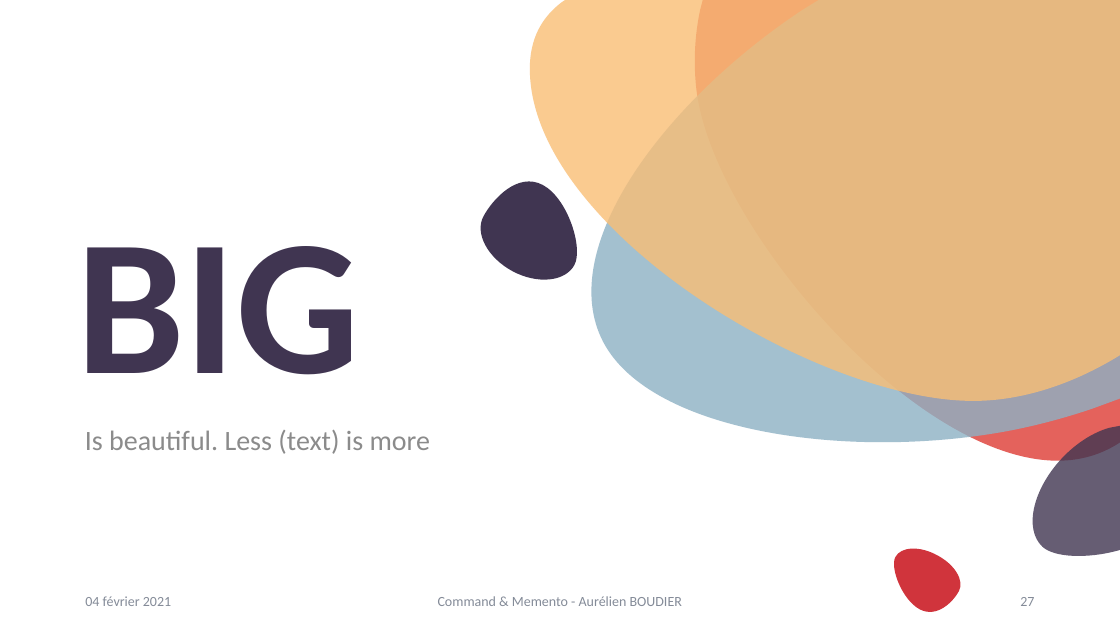
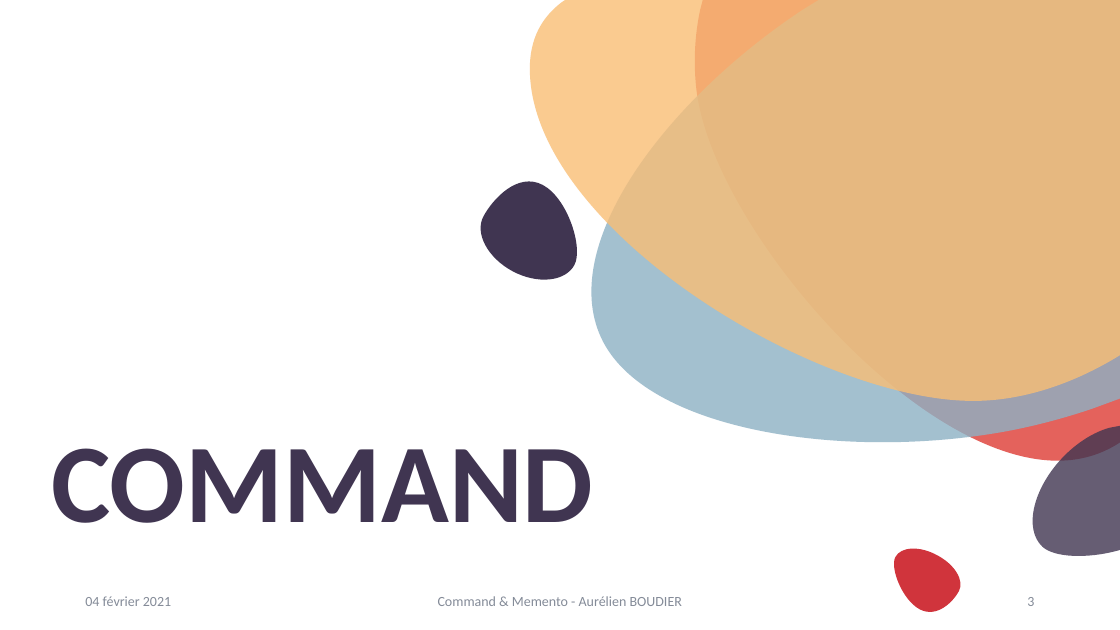
Before and after one commit to kyweez/CDA-14-DESIGN-PATTERN, a slide deck: slide 3 of 01-Powerpoint-presentation/PowerpointPresentation.pptx (slide 27 before the commit). Drawn at 1120x630 pixels with LibreOffice and Linux fonts; fonts in the diff are those of the drawing. Boxes give left, top, right and bottom in pixels: in the first picture for what was removed or moved away, otherwise in the second. Text is boxed around its words. In the diff, an @@ line names an element or a change of style, - is before the commit and + after.

```diff
--- a/01-Powerpoint-presentation/PowerpointPresentation.pptx
+++ b/01-Powerpoint-presentation/PowerpointPresentation.pptx
@@ title at <box>52,448,594,523</box>: text changed; size 166 to 96 pt @@
-BIG
+COMMAND
@@ text removed at <box>85,430,430,454</box> @@
-Is beautiful. Less (text) is more
@@ page number at <box>1027,597,1034,606</box>: text changed @@
-27
+3
```
Also in this commit, not shown: 10 other slides changed, 7 slides added, 10 slides removed, 6 other files.
